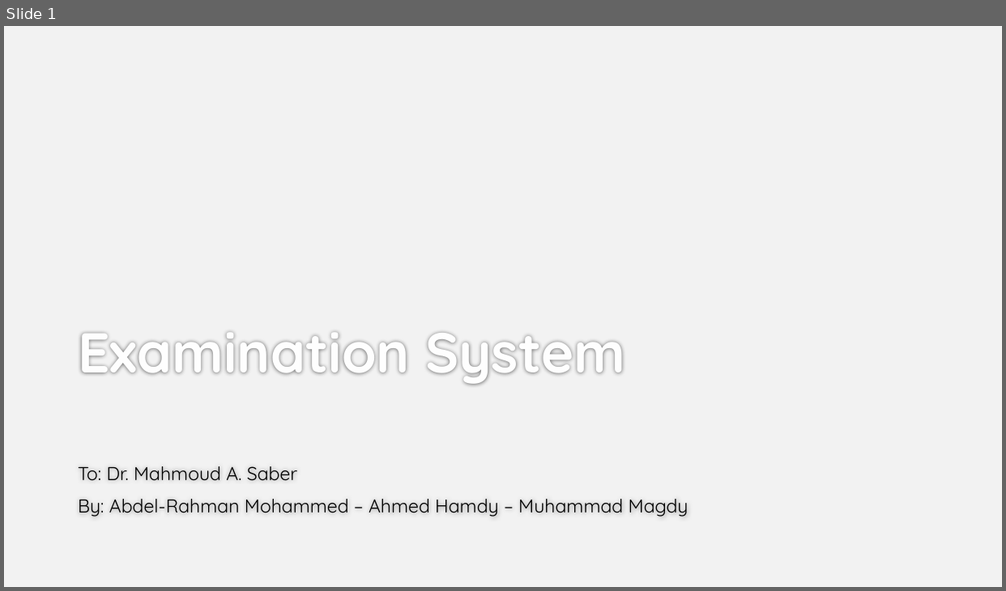
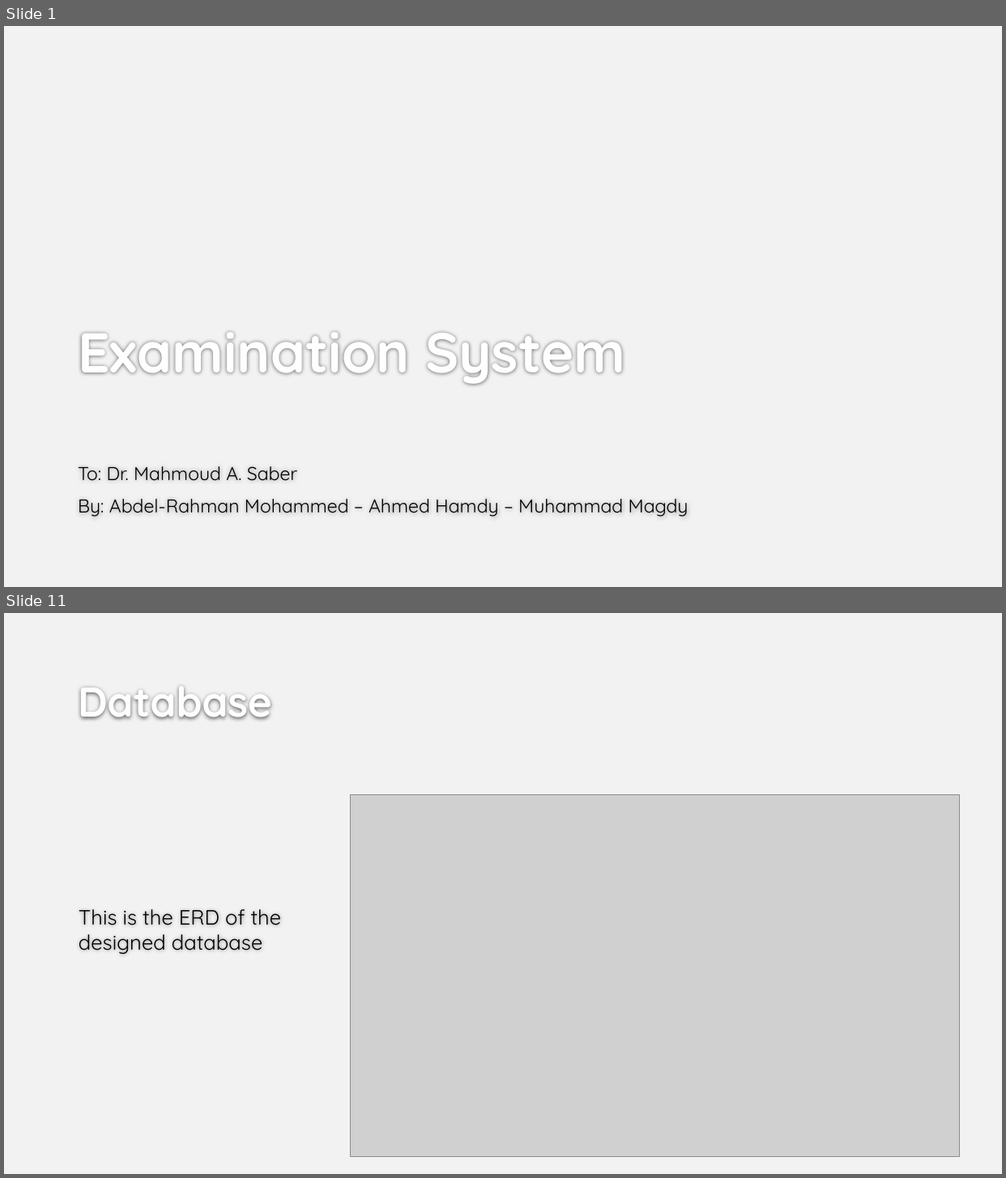
Before and after one commit to Gazouly/Examination.System, a slide deck: Examination System.pptx. Shown one above the other, each under a label of ours: slide 1 before the commit, slides 1 and 11 after it; the slides between them are not shown. The pictures are 1006x591 and 1006x1178 pixels, drawn with LibreOffice and Linux fonts; fonts in the diff are those of the drawing; grey boxes stand for pictures; background and template pictures are left out. Boxes give left, top, right and bottom in pixels: in the first picture for what was removed or moved away, otherwise in the second. Text is boxed around its words. In the diff, an @@ line names an element or a change of style, - is before the commit and + after.

```diff
--- a/Examination System.pptx
+++ b/Examination System.pptx
@@ slide 11 added at <box>4,613,1002,1174</box>, background #F2F2F2 @@
@@ title added at <box>78,688,272,720</box>, 40 pt, text #FEFEFE, bold @@
+Database
@@ picture added at <box>350,795,959,1157</box> @@
@@ text added at <box>79,909,282,954</box>, 20 pt, text #000000 @@
+This is the ERD of the designed database
```
Also in this commit, not shown: 6 slides changed, 5 other slides added, 1 slide removed.
